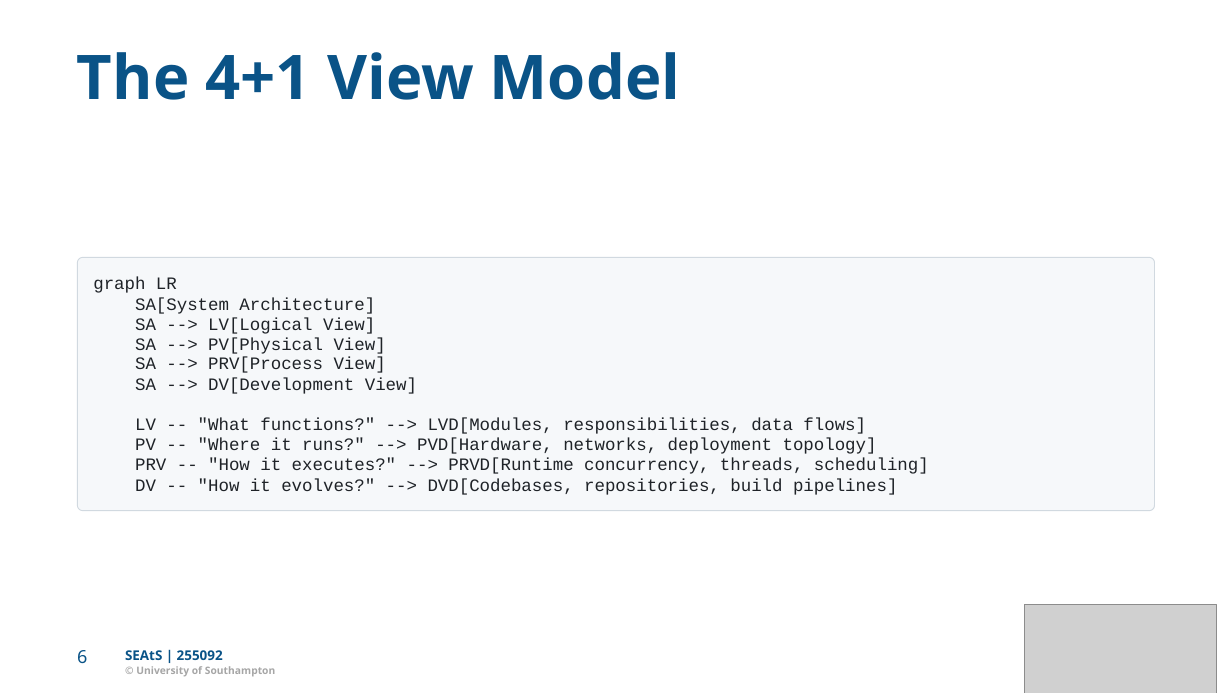
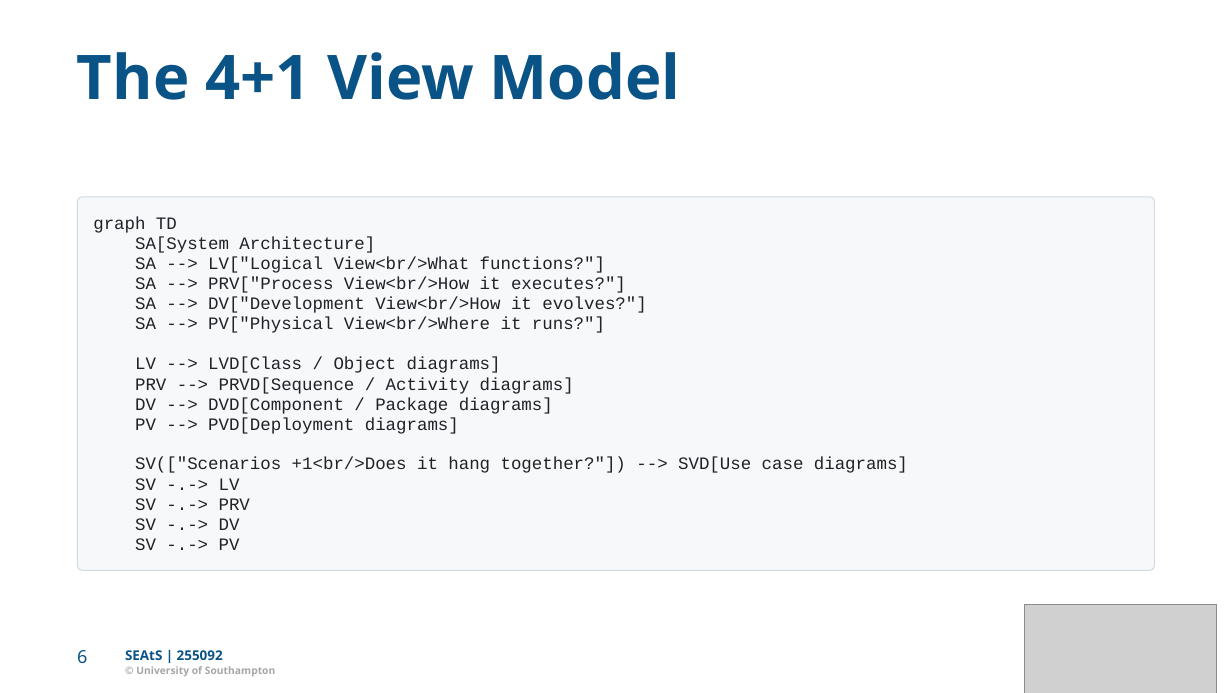
Before and after one commit to Dr-AlHashimy/Module_AICE2005_2627, a slide deck: slide 6 of html/COMP-_L6.1_Lecture.pptx. Drawn at 1232x693 pixels with LibreOffice and Linux fonts; fonts in the diff are those of the drawing; grey boxes stand for pictures. Boxes give left, top, right and bottom in pixels: in the first picture for what was removed or moved away, otherwise in the second. Text is boxed around its words. In the diff, an @@ line names an element or a change of style, - is before the commit and + after.

```diff
--- a/html/COMP-_L6.1_Lecture.pptx
+++ b/html/COMP-_L6.1_Lecture.pptx
@@ freeform shape: place and size @@
-freeform shape at (78,258,1155,511)
+freeform shape at (78,197,1155,570)
@@ freeform shape: place and size @@
-freeform shape at (78,258,1155,511)
+freeform shape at (78,197,1155,570)
@@ text "SA[System Architecture]": place and size @@
-text "SA[System Architecture]" at (135,298,375,314)
+text "SA[System Architecture]" at (135,237,375,253)
@@ text at (93,217,177,233): text changed @@
-graph LR
+graph TD
@@ text at (135,257,605,273): text changed @@
-SA --> LV[Logical View]
+SA --> LV["Logical View<br/>What functions?"]
@@ text at (135,297,646,313): text changed @@
-SA --> DV[Development View]
+SA --> DV["Development View<br/>How it evolves?"]
@@ text at (135,277,626,293): text changed @@
-SA --> PRV[Process View]
+SA --> PRV["Process View<br/>How it executes?"]
@@ text at (135,317,605,333): text changed @@
-SA --> PV[Physical View]
+SA --> PV["Physical View<br/>Where it runs?"]
@@ text added at (135,357,501,373), 13.6 pt, text #1F2328 @@
+LV --> LVD[Class / Object diagrams]
@@ text added at (135,378,574,394), 13.6 pt, text #1F2328 @@
+PRV --> PRVD[Sequence / Activity diagrams]
@@ text removed at (135,418,866,434) @@
-LV -- "What functions?" --> LVD[Modules, responsibilities, data flows]
@@ text added at (135,398,553,414), 13.6 pt, text #1F2328 @@
+DV --> DVD[Component / Package diagrams]
@@ text added at (135,418,459,434), 13.6 pt, text #1F2328 @@
+PV --> PVD[Deployment diagrams]
@@ text removed at (135,438,877,454) @@
-PV -- "Where it runs?" --> PVD[Hardware, networks, deployment topology]
@@ text removed at (135,458,929,474) @@
-PRV -- "How it executes?" --> PRVD[Runtime concurrency, threads, scheduling]
@@ text removed at (135,479,897,495) @@
-DV -- "How it evolves?" --> DVD[Codebases, repositories, build pipelines]
@@ text added at (135,457,908,473), 13.6 pt, text #1F2328 @@
+SV(["Scenarios +1<br/>Does it hang together?"]) --> SVD[Use case diagrams]
@@ text added at (135,478,240,490), 13.6 pt, text #1F2328 @@
+SV -.-> LV
@@ text added at (135,498,250,510), 13.6 pt, text #1F2328 @@
+SV -.-> PRV
@@ text added at (135,518,240,530), 13.6 pt, text #1F2328 @@
+SV -.-> DV
@@ text added at (135,538,240,550), 13.6 pt, text #1F2328 @@
+SV -.-> PV
```
Also in this commit, not shown: 13 other slides changed, 5 slides added, 2 other files.
